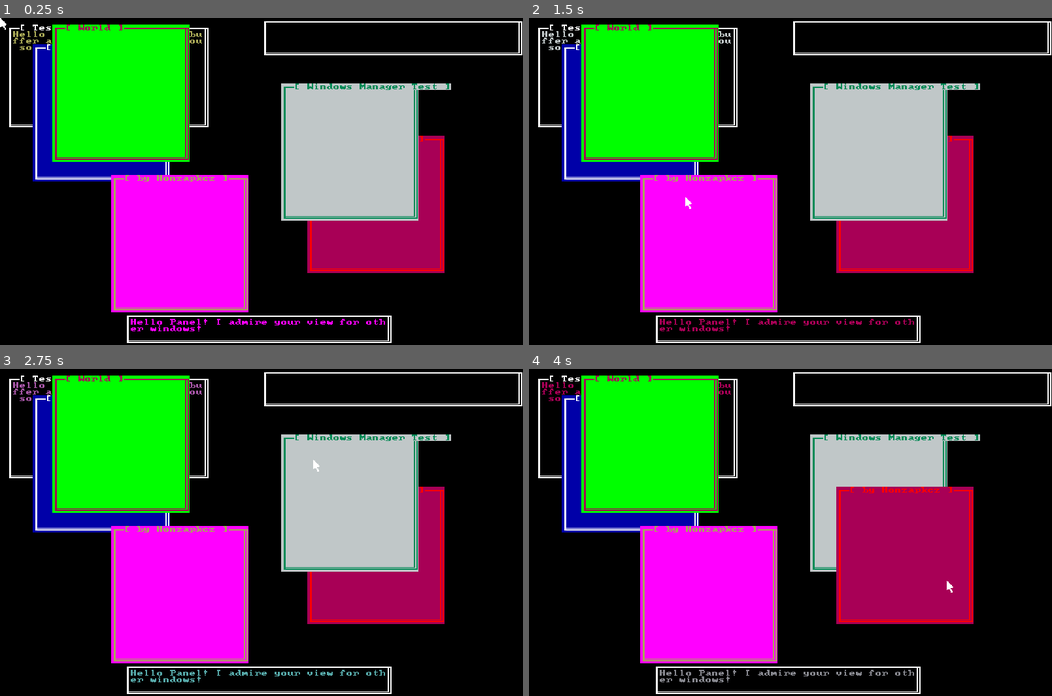
Above: before the commit, frames 1-4 (two rows, left to right).
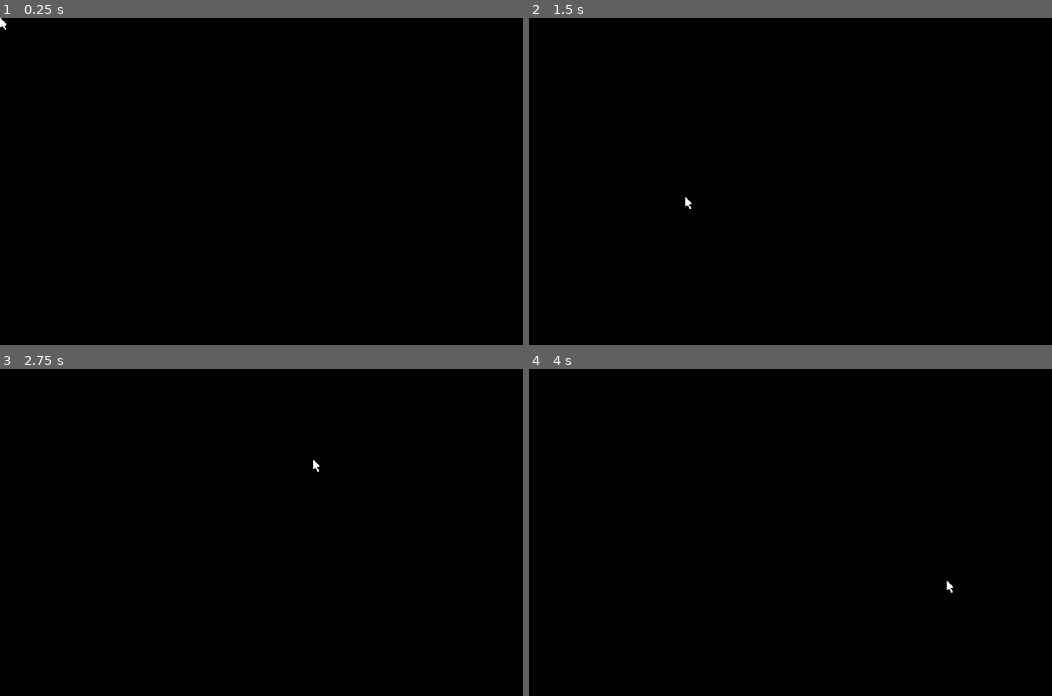
Above: after the commit, the same moments.

Repository: Honzapkcz/godot-de
Game: Godot game, scene res://wm.tscn
Same seed, same stepped clock (60 frames per second), same inputs: the game is played once before the commit and once after it.
Inputs (mouse positions are in pixels of both pictures, inside the frame that each line leads up to):
- Up to frame 1 (0.25 s): no input
- Up to frame 2 (1.5 s): tap Enter at 0.5 s; move the mouse to (905, 165) at 0.52 s; click (905, 165) at 0.67 s; tap Space at 1.25 s; move the mouse to (685, 197) at 1.27 s; click (685, 197) at 1.42 s
- Up to frame 3 (2.75 s): move the mouse to (313, 460) at 2.02 s; click (313, 460) at 2.17 s
- Up to frame 4 (4 s): move the mouse to (764, 597) at 2.77 s; click (764, 597) at 2.92 s; move the mouse to (947, 581) at 3.52 s; click (947, 581) at 3.67 s

The runs differ from the first frame. In frame 1, 43% of the frame differs, in the area x 1-100%, y 1-100%; in frame 2, 43%; in frame 3, 43%; in frame 4, 43%.
Error after the commit: Parse Error: Identifier "parent" not declared in the current scope. (res://TextWindow.gd:34)

Commit message:
Added peralacable setters & getters + values are not null on init.

Diff:
--- a/TextWidget.gd
+++ b/TextWidget.gd
@@ -13,13 +13,37 @@
 const NOTIFICATION_STATIC_PROCCESS: int = 3001
 const NOTIFICATION_BUFFER_UPDATE: int = 3002
 
-var rect: Rect2i
-var parent: TextBuffer
-var content: TextBuffer:
-	set(value):
-		value.COLS = rect.size.x - 1
-		value.LINES = rect.size.y - 1
-		content = value
+var rect: Rect2i = Rect2i(0, 0, 1, 1): set = set_rect, get = get_rect
+var content: TextBuffer = TextBuffer.new(): set = set_content, get = get_content
 
 func draw() -> void:
 	pass
+
+func set_rect(value: Rect2i) -> void:
+	if rect.size.x < 1:
+		push_error("rect.size.x cannot be less than 1")
+		rect.size.x = 1
+	if rect.size.y < 1:
+		push_error("rect.size.y cannot be less than 1")
+		rect.size.x = 1
+	if rect.position.x < 0:
+		push_error("rect.position.x cannot be less than 0")
+		rect.position.x = 0
+	if rect.position.y < 0:
+		push_error("rect.position.y cannot be less than 0")
+		rect.position.y = 0
+	if content:
+		content.COLS = value.size.x
+		content.LINES = value.size.y
+	rect = value
+
+func get_rect() -> Rect2i:
+	return rect
+
+func set_content(value: TextBuffer) -> void:
+	value.COLS = rect.size.x
+	value.LINES = rect.size.y
+	content = value
+
+func get_content() -> TextBuffer:
+	return content
